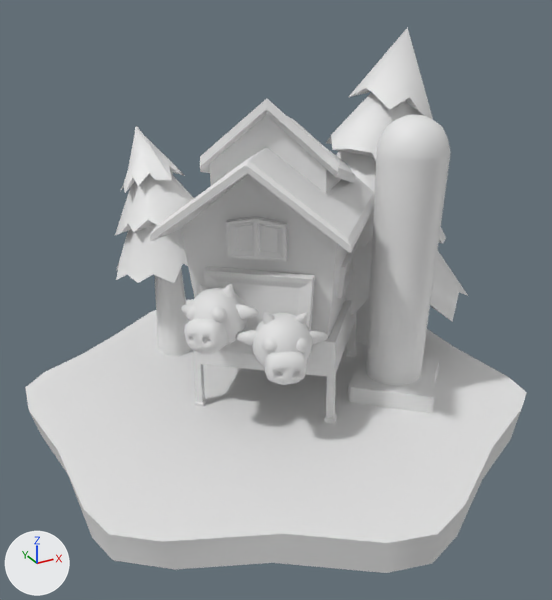
The FBX model Assets/Art/Models/Forest Region/Forest_DairyFarm00.fbx: old version first, new version second.
Both versions are drawn from a 50 mm camera at (-0.658, -1.198, 0.797) aimed at (-0.011, -0.021, 0.209). Every picture has the same lights, and +X, +Y and +Z are marked at lower left. Where no turn or scale is listed for an object, it has been applied to the vertices.

Script lines for the objects in view, before the commit:
```python
me_cylinder_008 = bpy.data.meshes.new('Cylinder.008')
me_cylinder_008.from_pydata(...)  # 1353 vertices, 2034 faces; spans x -0.462..0.525, y -0.503..0.514, z -0.062..0.677
me_cylinder_008.materials.append(mat_tilecolors_005)  # white #e7e7e7
ob_forest_dairyfarm = bpy.data.objects.new('Forest_DairyFarm', me_cylinder_008)
ob_forest_dairyfarm.location = (0.0, 0.0, 0.0)
```
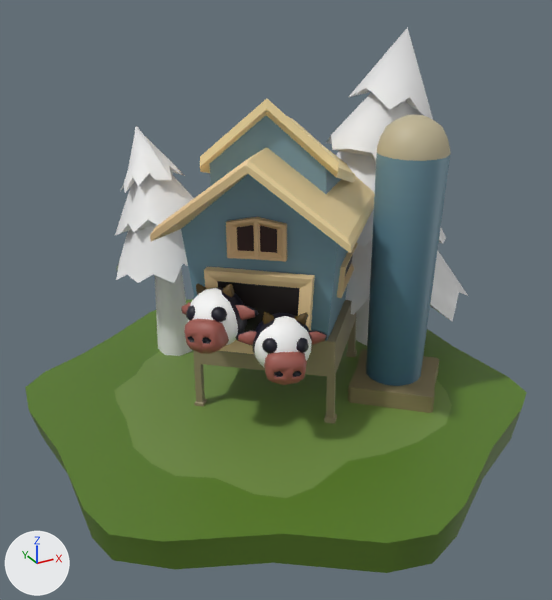
Where the newer file only moved an object's origin or applied its transform, the numbers keep the older frame.

Location of each change, (x1, y1, x2, y2) in pixels of the pictures (552 x 600 px):
'Forest_DairyFarm', recoloured, surface changed (white to green): (25, 88, 527, 573) in both
part 1 of me_cylinder_008, recoloured: (25, 99, 527, 543) in both
part 2 of me_cylinder_008, surface changed (white to green): (29, 27, 521, 573) in both

The edits, one by one:
Picture 'TileTexture00.png' (img_tiletexture00_png) is new.
Material 'TileColors_Current' (mat_tilecolors_current) is new.
Its texture is img_tiletexture00_png.
me_cylinder_008 has 1353 vertices, 2034 faces and spans x -0.462..0.525, y -0.503..0.514, z -0.062..0.677.
me_cylinder_008 is used by ob_forest_dairyfarm; location (0.0, 0.0, 0.0).
me_cylinder_008 part 1: 1582 of the faces centred in x -0.448..0.448, y -0.492..0.493, z -0.03..0.55 switch from mat_tilecolors_005 (white #e7e7e7) to mat_tilecolors_current (picture img_tiletexture00_png).
me_cylinder_008 part 2: texture (UV) coordinates of 269 of 2034 faces, centred in x -0.448..0.509, y -0.492..0.493, z -0.03..0.601, changed; they spanned u 0.85..0.85, v 0.14..0.96 and now span u 0.85..0.85, v 0.07..0.95.
